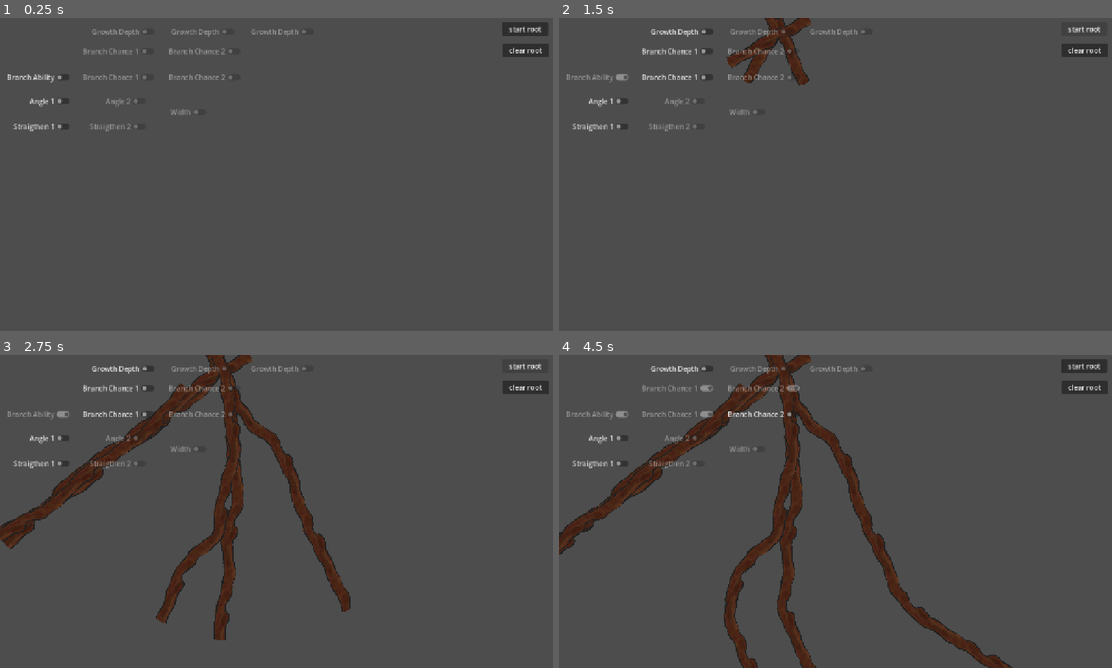
Above: before the commit, frames 1-4 (two rows, left to right).
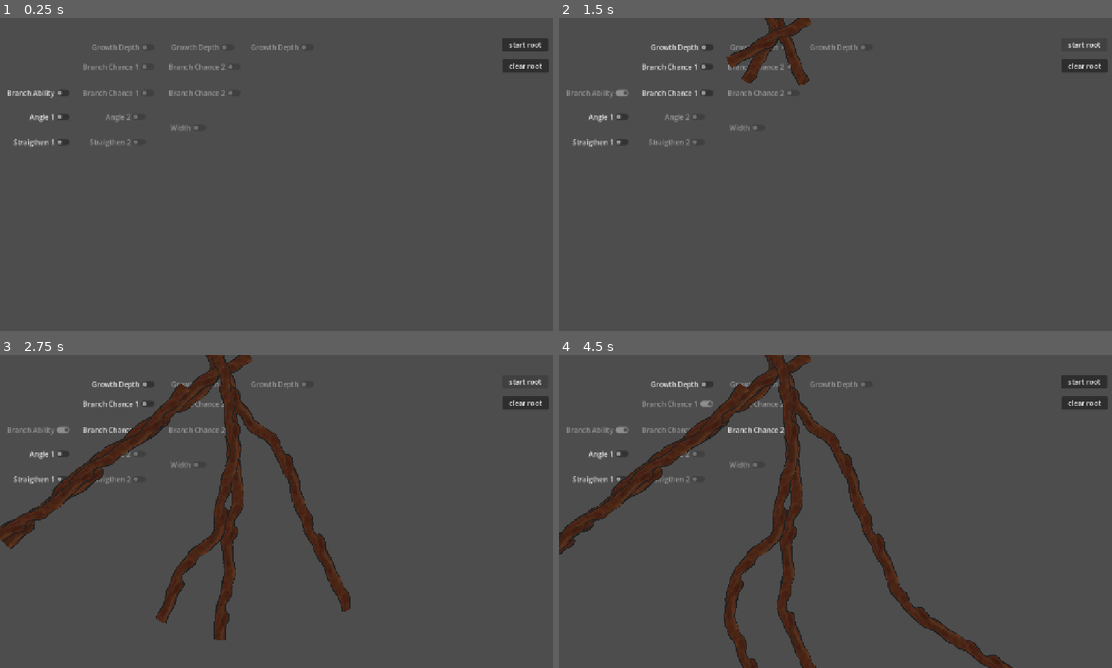
Above: after the commit, the same moments.

Repository: rootless-af/project-root
Game: Godot game, scene res://scenes/root_upgrade_test.tscn
Same seed, same stepped clock (60 frames per second), same inputs: the game is played once before the commit and once after it. This scene is started directly instead of the project's main scene.
Inputs:
- Up to frame 1 (0.25 s): no input
- Up to frame 2 (1.5 s): click "Branch Ability" at 0.5 s; click "start root" at 1.25 s
- Up to frame 3 (2.75 s): click "start root" at 2 s
- Up to frame 4 (4.5 s): click "Branch Chance 1" at 2.75 s; click "Branch Chance 2" at 3.5 s; click "Branch Chance 1" at 4.25 s

The runs differ from the first frame. In frame 1, 3.1% of the frame differs, in the area x 1-100%, y 1-42%; in frame 2, 2.9%; in frame 3, 2.7%; in frame 4, 3.2%.

Commit message:
Initial inventory implementation

Diff:
--- /dev/null
+++ b/prefabs/inventory.tscn
@@ -0,0 +1,6 @@
+[gd_scene format=3 uid="uid://d3ubhvxo26uf0"]
+
+[ext_resource type="Script" uid="uid://bv0sidgqqx68m" path="res://scripts/inventory.gd" id="1_m3lv8"]
+
+[node name="Inventory" type="Node2D" unique_id=1872189339]
+script = ExtResource("1_m3lv8")
--- a/prefabs/skill_tree.tscn
+++ b/prefabs/skill_tree.tscn
@@ -2,7 +2,7 @@
 
 [ext_resource type="Script" uid="uid://u1tp2dq861pb" path="res://scripts/skill_tree.gd" id="1_wugqu"]
 
-[node name="SkillTree" type="CanvasLayer" unique_id=1913636242]
+[node name="SkillTree" type="Node2D" unique_id=613364986]
 script = ExtResource("1_wugqu")
 
 [node name="BranchAbility" type="CheckButton" parent="." unique_id=382345803]
@@ -123,7 +123,6 @@
 offset_bottom = 90.0
 text = "clear root"
 
-[connection signal="button_down" from="BranchAbility" to="." method="_on_branch_ability_button_down"]
 [connection signal="toggled" from="BranchAbility" to="." method="_on_branch_ability_toggled"]
 [connection signal="toggled" from="BranchChance" to="." method="_on_branch_chance_toggled"]
 [connection signal="toggled" from="BranchChance2" to="." method="_on_branch_chance_2_toggled"]
--- a/scenes/root_upgrade_test.tscn
+++ b/scenes/root_upgrade_test.tscn
@@ -12,3 +12,4 @@
 zoom_speed_multiplier = 0.6
 
 [node name="SkillTree" parent="." unique_id=1913636242 instance=ExtResource("3_jgn6e")]
+position = Vector2(0, 36)
--- /dev/null
+++ b/scripts/inventory.gd
@@ -0,0 +1,18 @@
+extends Node2D
+
+enum MineralTypes {ENTIVERA, BARBANIUM, RIHTOCIDE, KVIKTORIUM}
+
+var materials = {
+	MineralTypes.ENTIVERA: 50,
+	MineralTypes.BARBANIUM: 40,
+	MineralTypes.RIHTOCIDE: 30,
+	MineralTypes.KVIKTORIUM: 20
+}
+
+func _ready() -> void:
+	print(check_transaction(MineralTypes.ENTIVERA, 50))
+
+func check_transaction(type:MineralTypes, amount:int):
+	if materials.get(MineralTypes.ENTIVERA) < amount:
+		return false;
+	return true;
--- a/scripts/skill_tree.gd
+++ b/scripts/skill_tree.gd
@@ -1,5 +1,4 @@
-extends CanvasLayer
-
+extends Node2D
 
 
 @onready var branch_ability: CheckButton = $BranchAbility
Not shown, added: scripts/inventory.gd.uid
